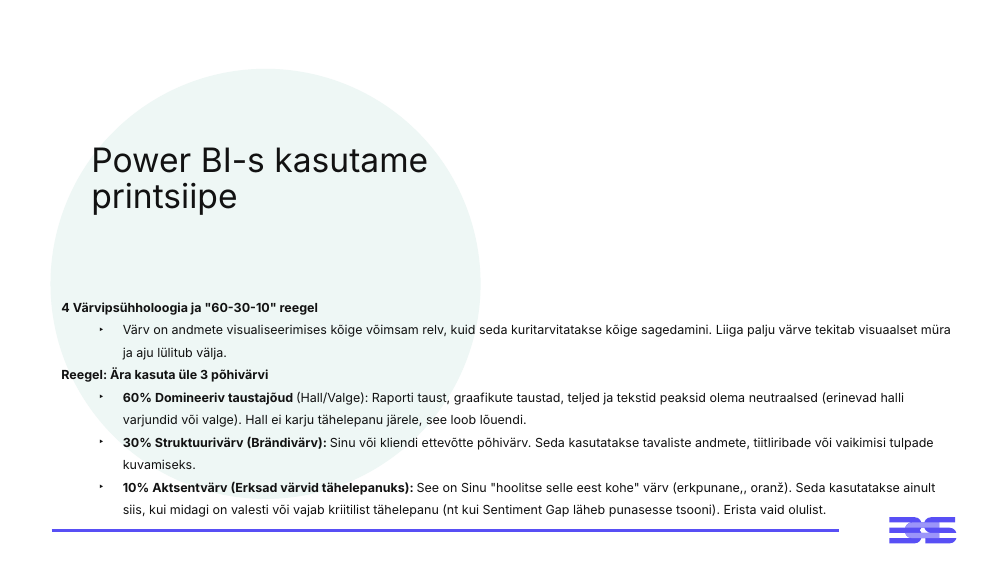
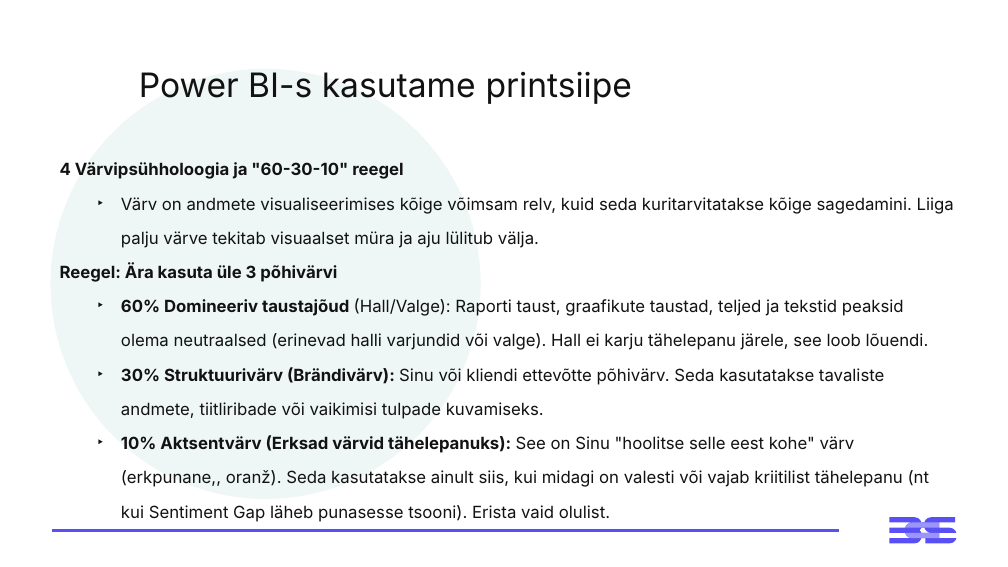
Before and after one commit to emilieabel/andmetarkus, a slide deck: slide 17 of Materjalid/Day3 M Visuaalid Andmelugu/3-paev-andmetarkus-esitlus.pptx (slide 24 before the commit). Drawn at 1008x567 pixels with LibreOffice and Linux fonts; fonts in the diff are those of the drawing. Boxes give left, top, right and bottom in pixels: in the first picture for what was removed or moved away, otherwise in the second. Text is boxed around its words. In the diff, an @@ line names an element or a change of style, - is before the commit and + after.

```diff
--- a/Materjalid/Day3 M Visuaalid Andmelugu/3-paev-andmetarkus-esitlus.pptx
+++ b/Materjalid/Day3 M Visuaalid Andmelugu/3-paev-andmetarkus-esitlus.pptx
@@ title "Power BI-s kasutame printsiipe" rewrapped from box(91, 147, 428, 215) to box(139, 71, 632, 104) @@
@@ text "4 Värvipsühholoogia ja "60-30-10" reegel": place and size @@
-text "4 Värvipsühholoogia ja "60-30-10" reegel" at box(61, 302, 951, 517)
+text "4 Värvipsühholoogia ja "60-30-10" reegel" at box(60, 162, 954, 522)
@@ text "4 Värvipsühholoogia ja "60-30-10" reegel" at box(60, 162, 954, 522): size 11.9 to 16 pt; line spacing 1.5 to 1.7 @@
```
Also in this commit, not shown: 10 other slides changed, 4 slides added, 2 slides removed.
